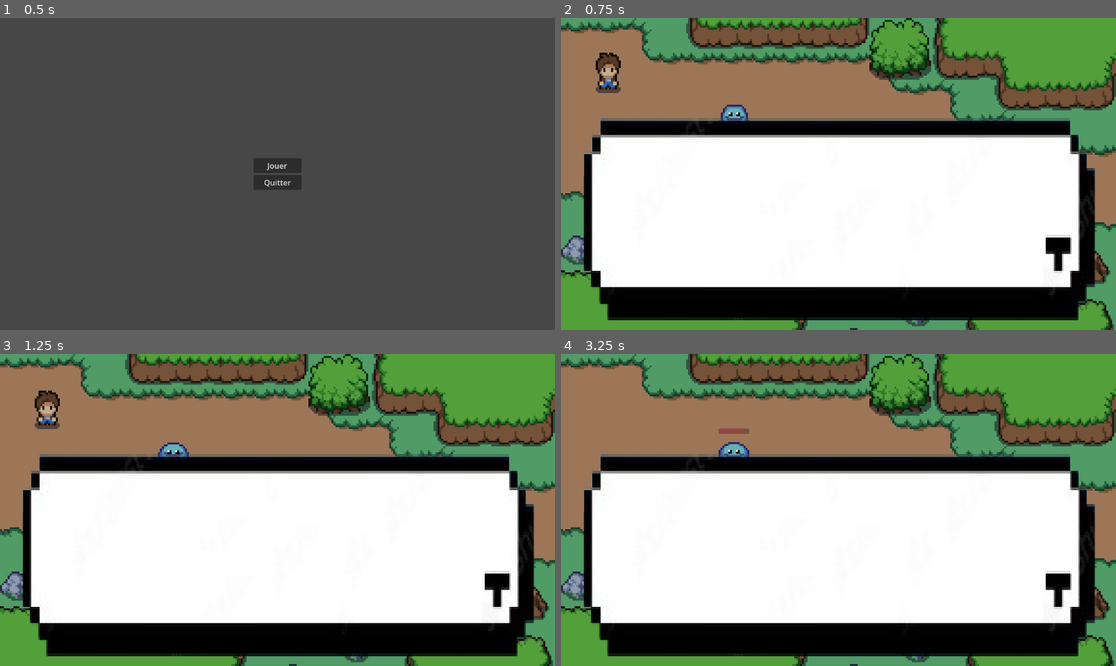
Above: before the commit, frames 1-4 (two rows, left to right).
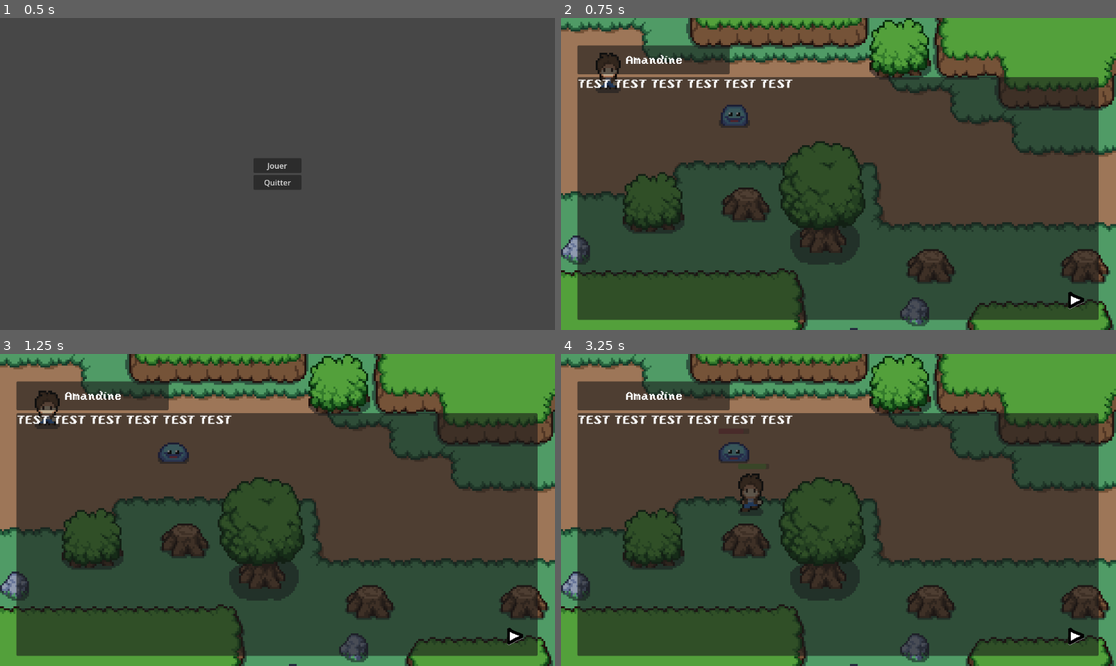
Above: after the commit, the same moments.

Repository: G8ite/learningLab
Game: Godot game, scene res://scenes/main_menu.tscn
Two runs of this game, one before a commit and one after it. Both use one fixed random seed, a clock stepped at 60 frames per second and the inputs below.
Inputs (mouse positions are in pixels of both pictures, inside the frame that each line leads up to):
- Up to frame 1 (0.5 s): no input
- Up to frame 2 (0.75 s): click "Jouer" at 0.5 s
- Up to frame 3 (1.25 s): no input
- Up to frame 4 (3.25 s): click (1077, 634) at 1.27 s; hold Right (ui_right) 2.03-2.78 s; tap Space (attack) at 2.1, 2.85 s; hold Down (ui_down) from 2.78 s (still down)

Frame 1 is identical in both runs. In frame 2, 75% of the frame differs, in the area x 2-97%, y 8-97%; in frame 3, 75%; in frame 4, 75%.

Commit message:
wip: nouvel essai

Diff:
--- a/scenes/player.tscn
+++ b/scenes/player.tscn
@@ -2,7 +2,7 @@
 
 [ext_resource type="Script" path="res://scripts/player.gd" id="1_08rfn"]
 [ext_resource type="Texture2D" uid="uid://d3w6os6c0bq3b" path="res://assets/characters/player.png" id="2_8u0ya"]
-[ext_resource type="Texture2D" uid="uid://c82fts7jrx86y" path="res://assets/image-removebg-preview(7).png" id="3_t8ru3"]
+[ext_resource type="PackedScene" uid="uid://bxp0u53s4dnxp" path="res://scenes/ui.tscn" id="3_63cc8"]
 
 [sub_resource type="AtlasTexture" id="AtlasTexture_gjao1"]
 atlas = ExtResource("2_8u0ya")
@@ -473,12 +473,7 @@
 
 [node name="CanvasLayer" type="CanvasLayer" parent="."]
 
-[node name="TextureRect" type="TextureRect" parent="CanvasLayer"]
-offset_left = 6.0
-offset_top = 162.0
-offset_right = 1150.0
-offset_bottom = 680.0
-texture = ExtResource("3_t8ru3")
+[node name="Control" parent="CanvasLayer" instance=ExtResource("3_63cc8")]
 
 [connection signal="body_entered" from="player_hitbox" to="." method="_on_player_hitbox_body_entered"]
 [connection signal="body_exited" from="player_hitbox" to="." method="_on_player_hitbox_body_exited"]
--- a/scenes/ui.tscn
+++ b/scenes/ui.tscn
@@ -1,13 +1,47 @@
-[gd_scene load_steps=2 format=3 uid="uid://bxp0u53s4dnxp"]
+[gd_scene load_steps=3 format=3 uid="uid://bxp0u53s4dnxp"]
 
-[ext_resource type="Texture2D" uid="uid://dlbjkypk4w672" path="res://assets/tilemap.png" id="1_yjxte"]
+[ext_resource type="FontFile" uid="uid://bij7qdxkubsin" path="res://assets/yoster.ttf" id="1_bdm11"]
+[ext_resource type="Texture2D" uid="uid://cqji1jpcj3glj" path="res://assets/fleche_droite.png" id="2_kxkwb"]
 
-[node name="UI" type="Node2D"]
+[node name="Control" type="Control"]
+layout_mode = 3
+anchors_preset = 15
+anchor_right = 1.0
+anchor_bottom = 1.0
+grow_horizontal = 2
+grow_vertical = 2
 
-[node name="NinePatchRect" type="NinePatchRect" parent="."]
-offset_left = 29.0
-offset_top = 207.0
-offset_right = 1122.0
-offset_bottom = 623.0
-texture = ExtResource("1_yjxte")
-region_rect = Rect2(-0.117407, -0.0960789, 32.386, 32.538)
+[node name="PanelContainer" type="PanelContainer" parent="."]
+layout_mode = 0
+offset_left = 34.0
+offset_top = 123.0
+offset_right = 1116.0
+offset_bottom = 627.0
+
+[node name="RichTextLabel" type="RichTextLabel" parent="PanelContainer"]
+layout_mode = 2
+theme_override_fonts/normal_font = ExtResource("1_bdm11")
+theme_override_font_sizes/normal_font_size = 26
+text = "TEST TEST TEST TEST TEST TEST"
+
+[node name="PanelContainer2" type="PanelContainer" parent="."]
+layout_mode = 0
+offset_left = 34.0
+offset_top = 57.0
+offset_right = 350.0
+offset_bottom = 117.0
+
+[node name="Label" type="Label" parent="PanelContainer2"]
+layout_mode = 2
+theme_override_fonts/font = ExtResource("1_bdm11")
+theme_override_font_sizes/font_size = 24
+text = "Amandine"
+horizontal_alignment = 1
+
+[node name="TextureButton" type="TextureButton" parent="."]
+layout_mode = 0
+offset_left = 1044.0
+offset_top = 557.0
+offset_right = 1094.0
+offset_bottom = 607.0
+texture_normal = ExtResource("2_kxkwb")
Binary file added: assets/fleche_droite.png
Not shown, added: assets/fleche_droite.png.import
Binary file added: assets/yoster.ttf
Not shown, added: assets/yoster.ttf.import
